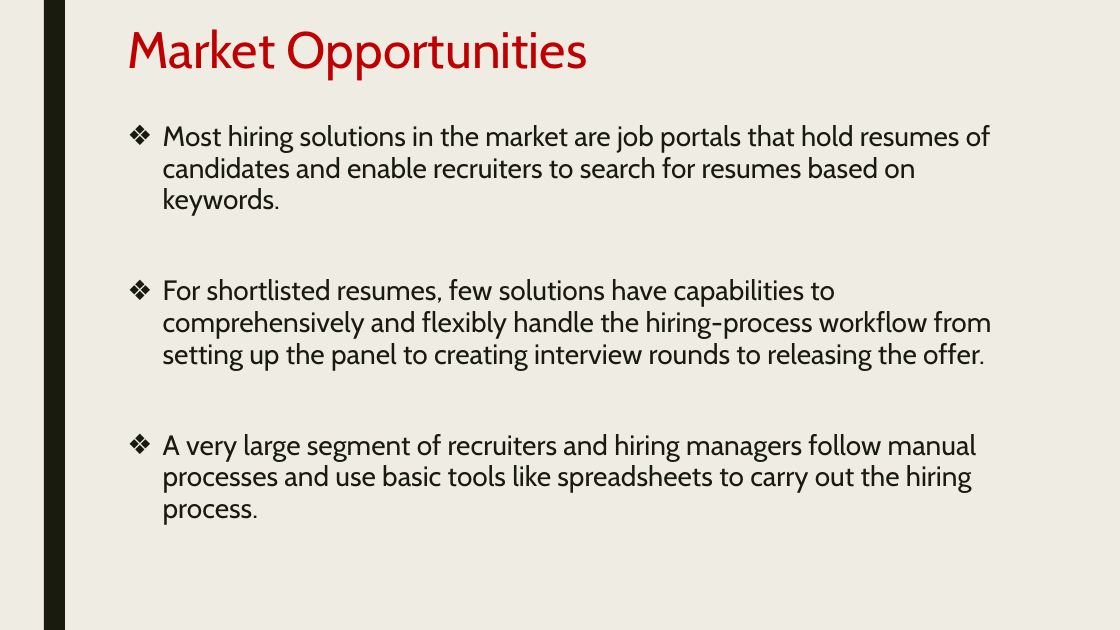
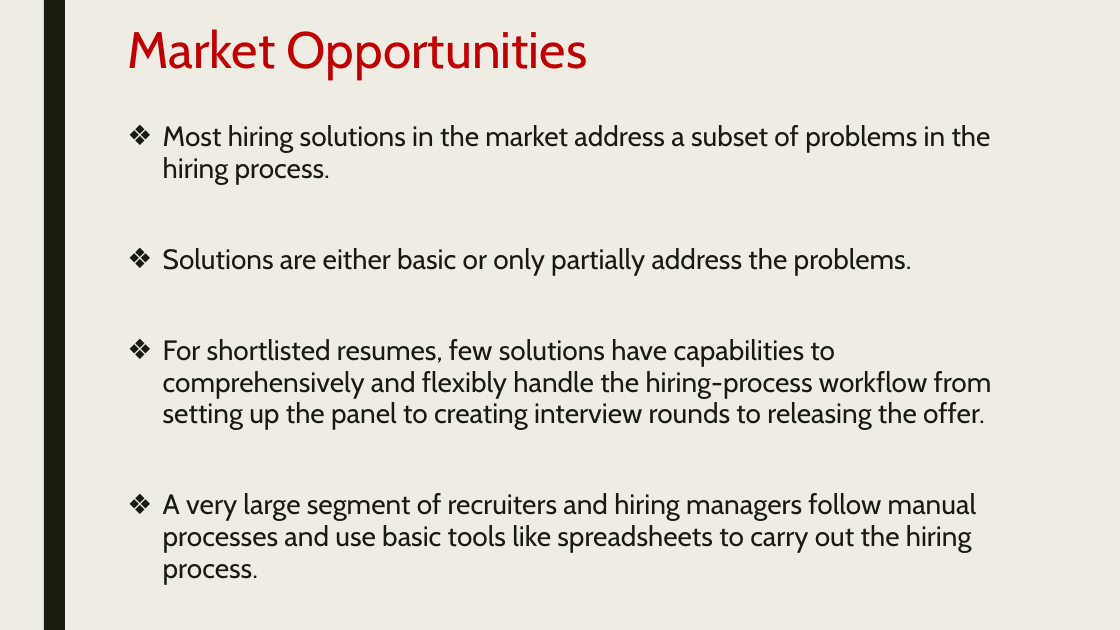
Before and after one commit to smuralimohan/intscheduler, a slide deck: slide 4 of Presentations/InterviewScheduler.pptx (slide 3 before the commit). Drawn at 1120x630 pixels with LibreOffice and Linux fonts; fonts in the diff are those of the drawing. Boxes give left, top, right and bottom in pixels: in the first picture for what was removed or moved away, otherwise in the second. Text is boxed around its words. In the diff, an @@ line names an element or a change of style, - is before the commit and + after.

```diff
--- a/Presentations/InterviewScheduler.pptx
+++ b/Presentations/InterviewScheduler.pptx
@@ text at bbox=[163, 125, 991, 275]: text changed @@
-❖ Most hiring solutions in the market are job portals that hold resumes of candidates and enable recruiters to search for resumes based on keywords.
+❖ Most hiring solutions in the market address a subset of problems in the hiring process.
+❖ Solutions are either basic or only partially address the problems.
```
Also in this commit, not shown: 2 other slides changed, 2 slides added, 17 other files.
